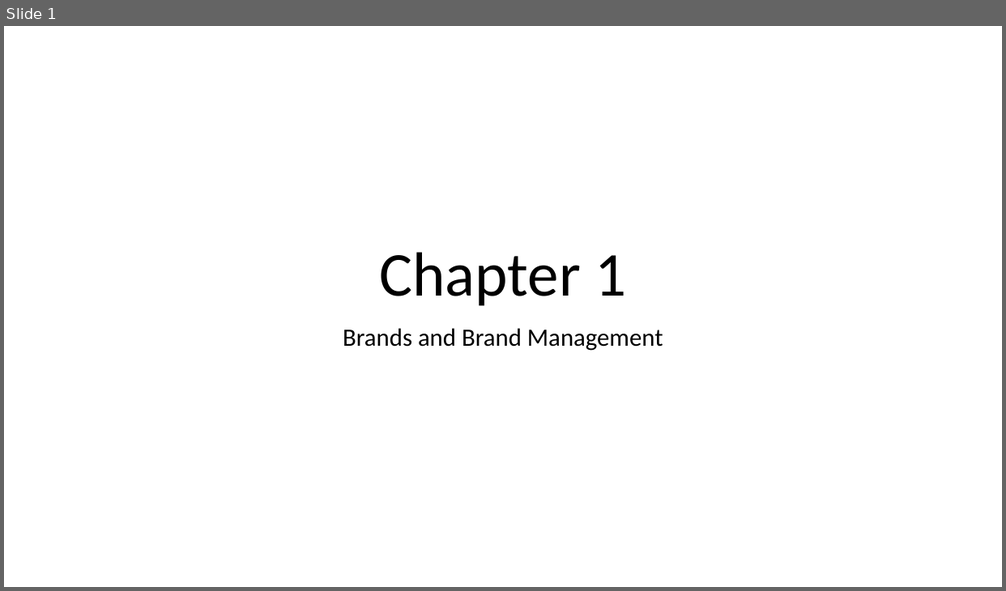
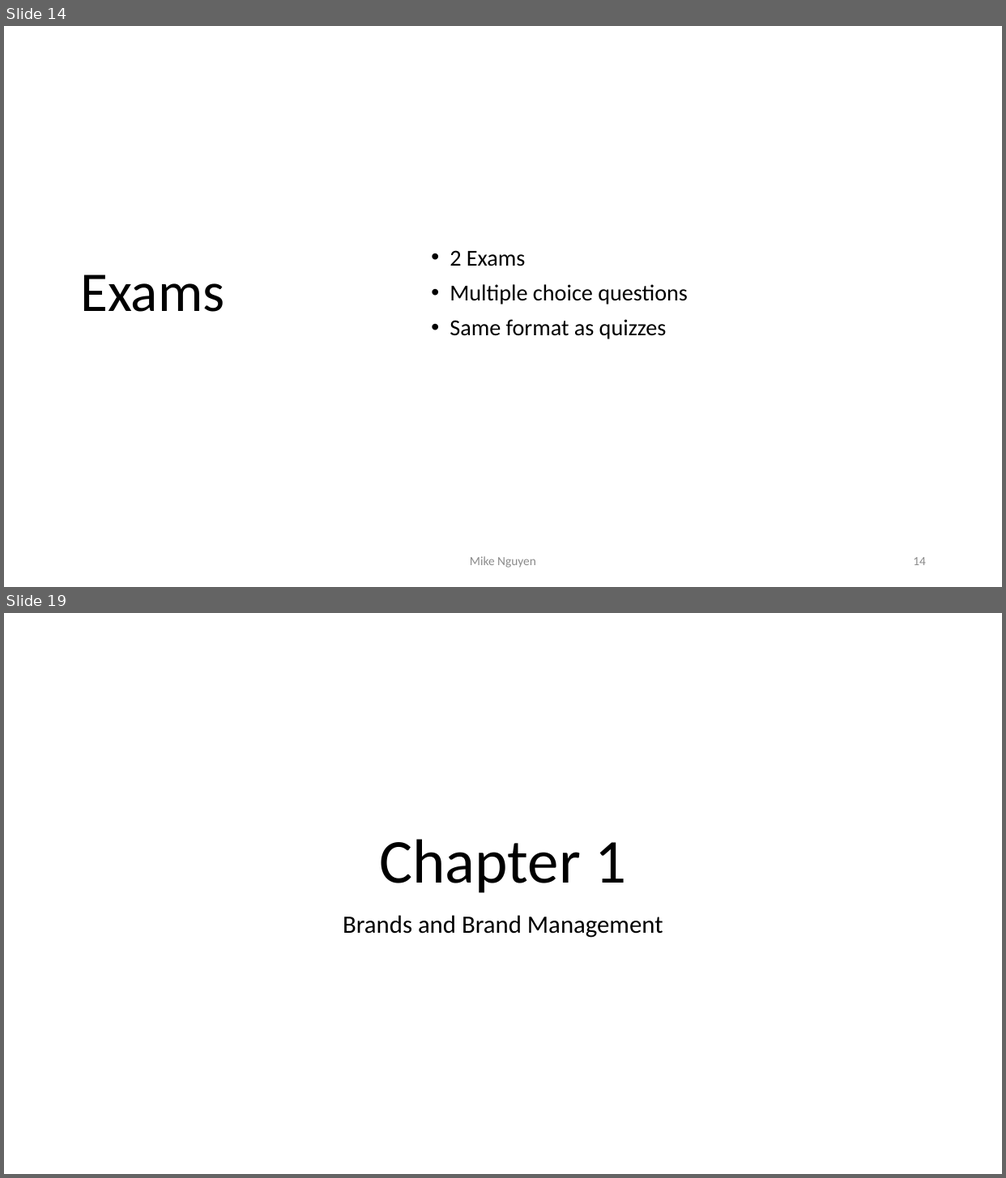
Before and after one commit to mikenguyen13/brand_F22, a slide deck: lecture/1/01.pptx. Shown one above the other, each under a label of ours: slide 1 before the commit, slides 14 and 19 after it; the slides between them are not shown. The pictures are 1006x591 and 1006x1178 pixels, drawn with LibreOffice and Linux fonts; fonts in the diff are those of the drawing. Boxes give left, top, right and bottom in pixels: in the first picture for what was removed or moved away, otherwise in the second. Text is boxed around its words. In the diff, an @@ line names an element or a change of style, - is before the commit and + after.

```diff
--- a/lecture/1/01.pptx
+++ b/lecture/1/01.pptx
@@ slide 14 added at bbox=[4, 26, 1002, 587], background #FFFFFF @@
@@ text added at bbox=[450, 250, 688, 339], 22 pt, text #000000 @@
+• 2 Exams
+• Multiple choice questions
+• Same format as quizzes
@@ title added at bbox=[80, 275, 224, 312], 54 pt, text #000000 @@
+Exams
@@ text added at bbox=[470, 557, 536, 568], 12 pt, text #8C8C8C @@
+Mike Nguyen
@@ page number added at bbox=[913, 557, 926, 565], 12 pt, text #8C8C8C @@
+14
@@ what was slide 1 is now slide 19 @@
```
Also in this commit, not shown: 17 other slides added, 6 other files.
